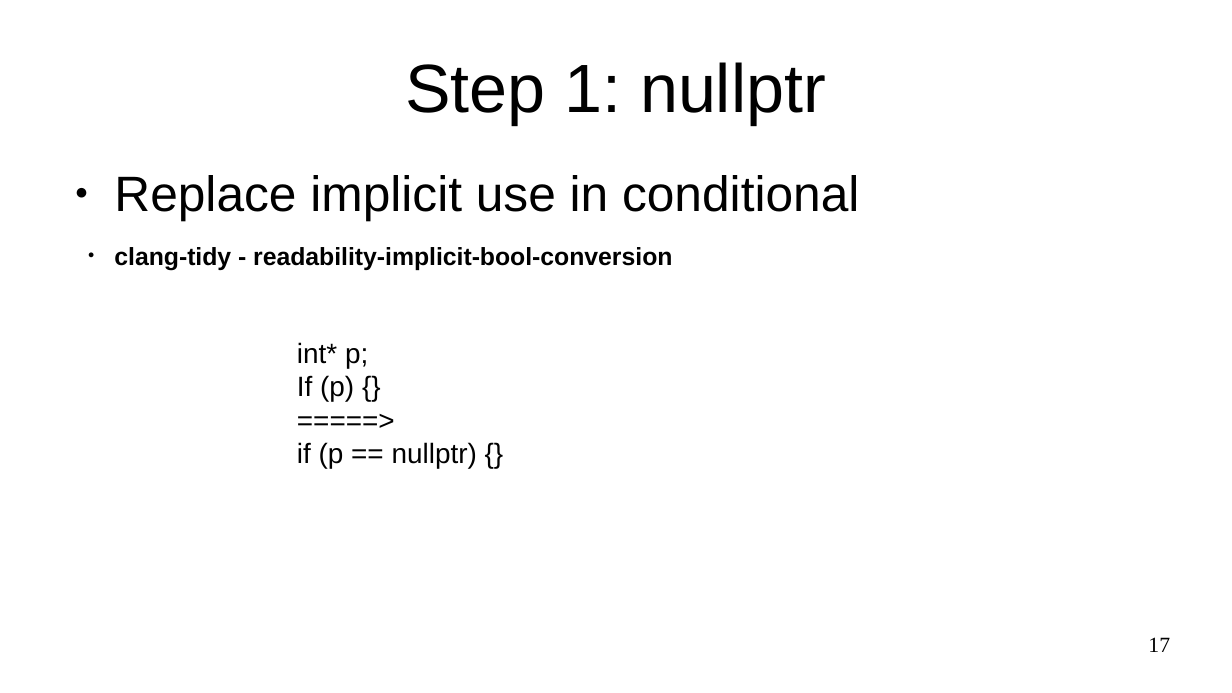
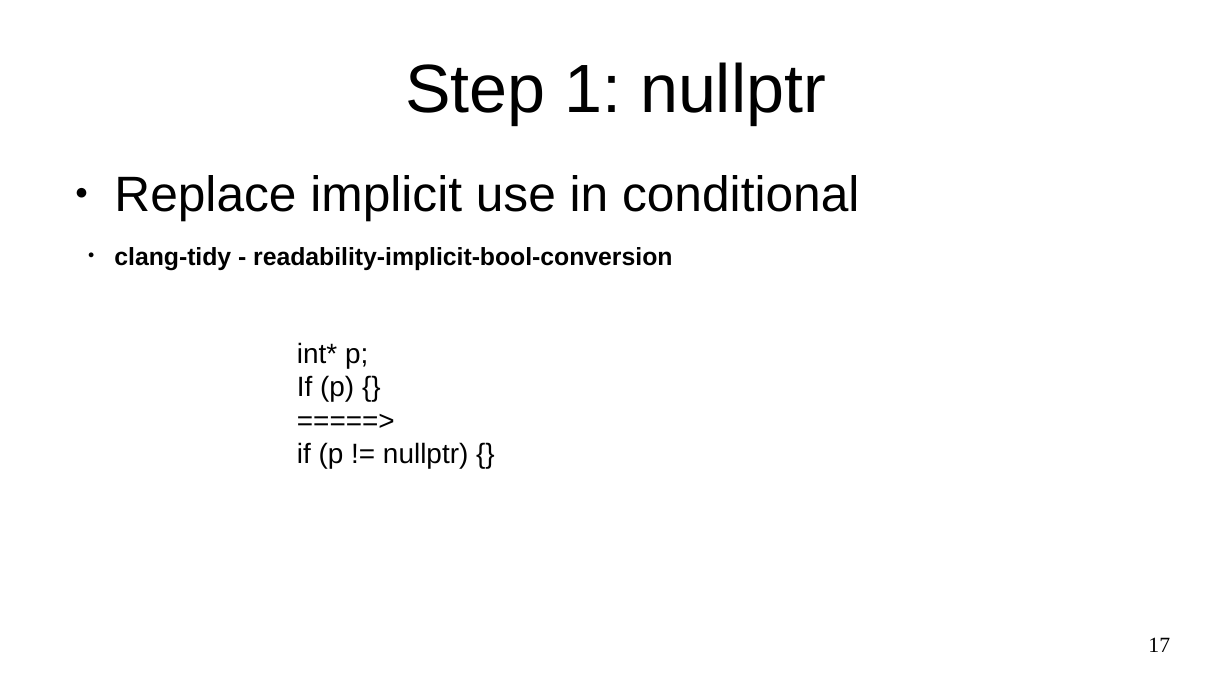
Before and after one commit to marcpawl/nullptr, a slide deck: slide 17 of slideshow.odp. Drawn at 1232x693 pixels with LibreOffice and Linux fonts; fonts in the diff are those of the drawing. Boxes give left, top, right and bottom in pixels: in the first picture for what was removed or moved away, otherwise in the second. Text is boxed around its words. In the diff, an @@ line names an element or a change of style, - is before the commit and + after.

Commit message:
Fix typos in slideshow, add missing summary slide

```diff
--- a/slideshow.odp
+++ b/slideshow.odp
@@ text at (x1=297, y1=375, x2=468, y2=469): text changed @@
-If (p) {}
-=====>
-if (p == nullptr) {}
+If (p) {}
+=====>
+if (p != nullptr) {}
```
Also in this commit, not shown: 2 other slides changed, 2 slides added.
